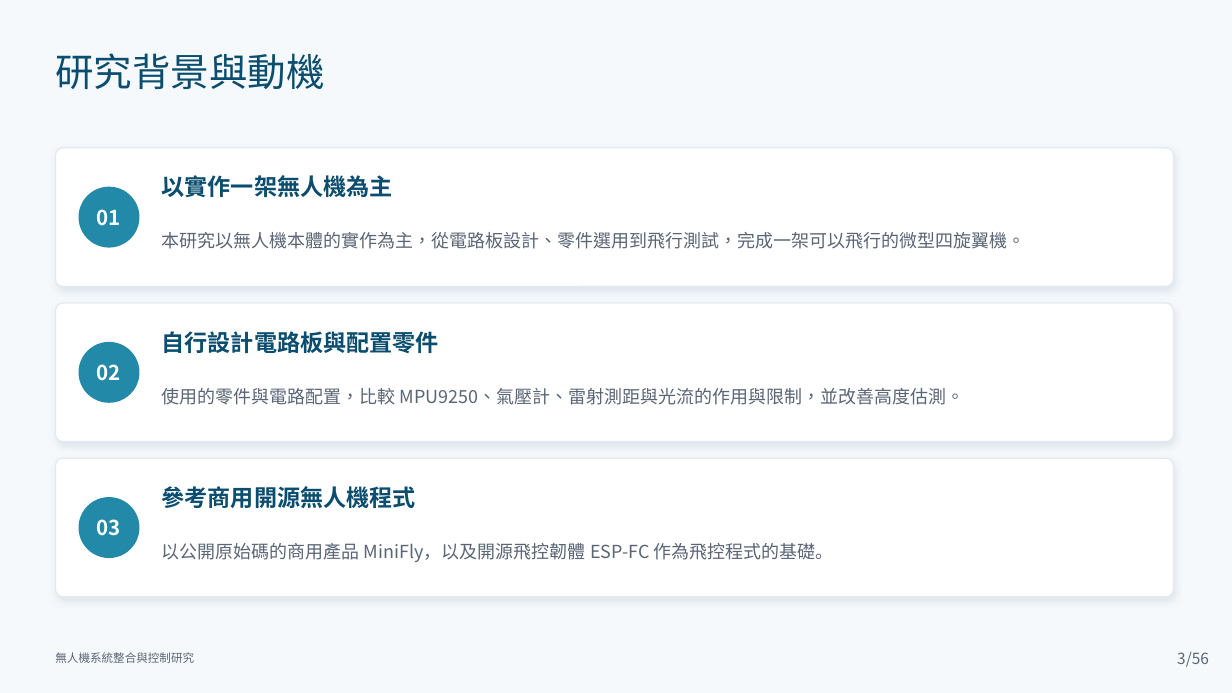
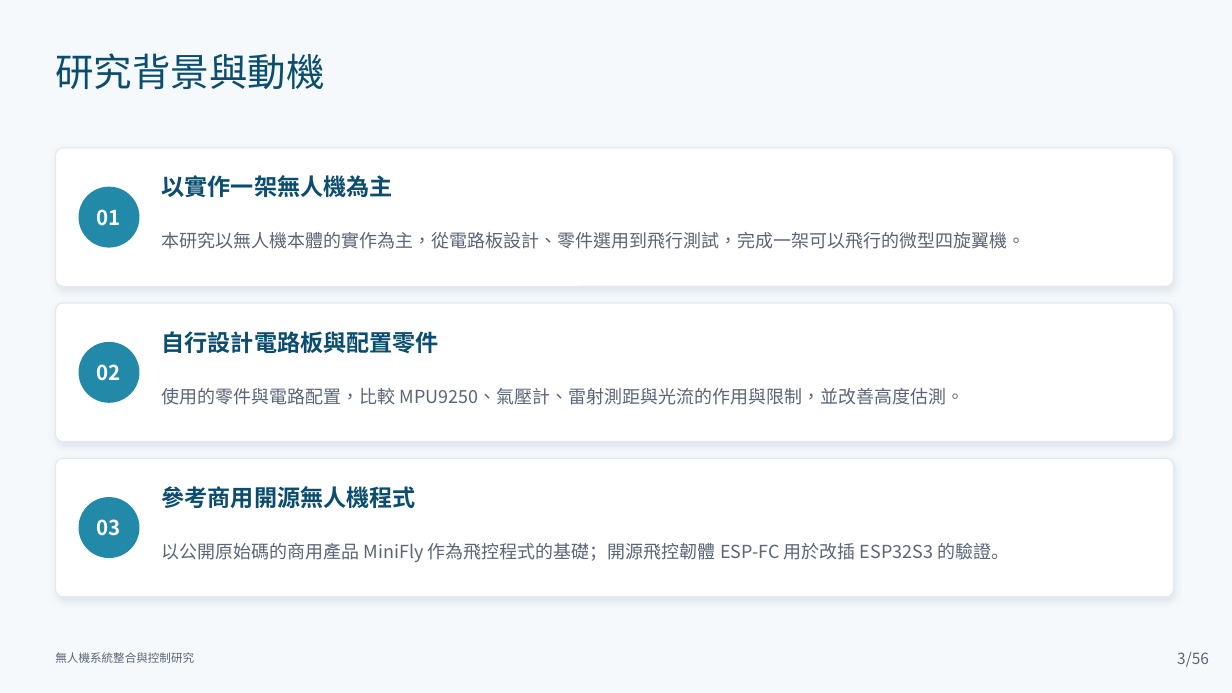
Before and after one commit to lingken1028/-, a slide deck: slide 3 of 無人機系統整合與控制研究_口試簡報 (2).pptx. Drawn at 1232x693 pixels with LibreOffice and Linux fonts; fonts in the diff are those of the drawing. Boxes give left, top, right and bottom in pixels: in the first picture for what was removed or moved away, otherwise in the second. Text is boxed around its words. In the diff, an @@ line names an element or a change of style, - is before the commit and + after.

```diff
--- a/無人機系統整合與控制研究_口試簡報 (2).pptx
+++ b/無人機系統整合與控制研究_口試簡報 (2).pptx
@@ text at bbox=[162, 543, 1009, 562]: text changed @@
-以公開原始碼的商用產品 MiniFly，以及開源飛控韌體 ESP-FC 作為飛控程式的基礎。
+以公開原始碼的商用產品 MiniFly 作為飛控程式的基礎；開源飛控韌體 ESP-FC 用於改插 ESP32S3 的驗證。
```
Also in this commit, not shown: 25 other slides changed, 2 slides added.
